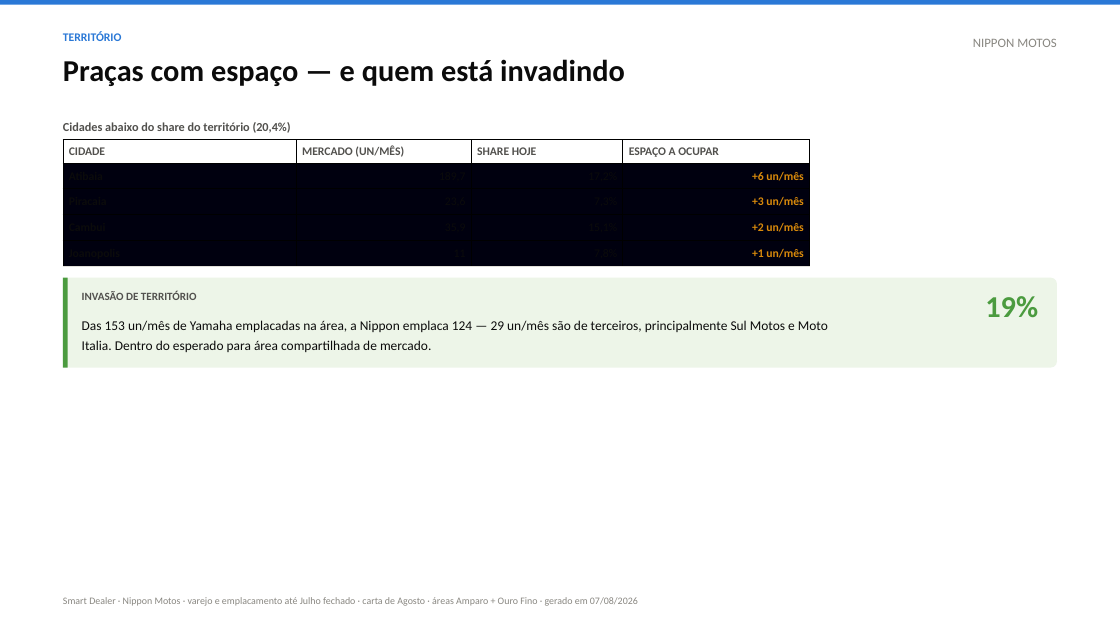
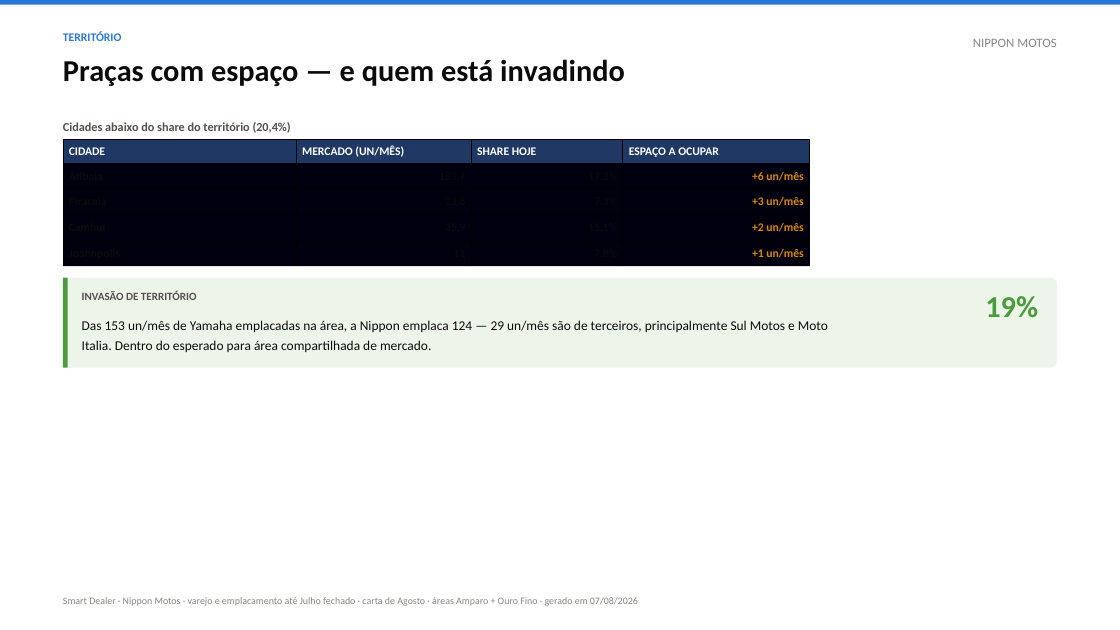
Before and after one commit to Caiquespkt0611/smart-dealer, a slide deck: slide 5 of _NOVAS MELHORIAS/TESTE-deck-gerado-no-servidor.pptx. Drawn at 1120x630 pixels with LibreOffice and Linux fonts; fonts in the diff are those of the drawing. Boxes give left, top, right and bottom in pixels: in the first picture for what was removed or moved away, otherwise in the second. Text is boxed around its words. In the diff, an @@ line names an element or a change of style, - is before the commit and + after.

```diff
--- a/_NOVAS MELHORIAS/TESTE-deck-gerado-no-servidor.pptx
+++ b/_NOVAS MELHORIAS/TESTE-deck-gerado-no-servidor.pptx
@@ table at (63,140,810,266) @@
@@ fill none to #1F3864 in row 1 @@
@@ text colour #52514E to #FFFFFF in "CIDADE", "MERCADO (UN/MÊS)", "SHARE HOJE", "ESPAÇO A OCUPAR" @@
```
Also in this commit, not shown: 4 other slides changed, 5 other files.
